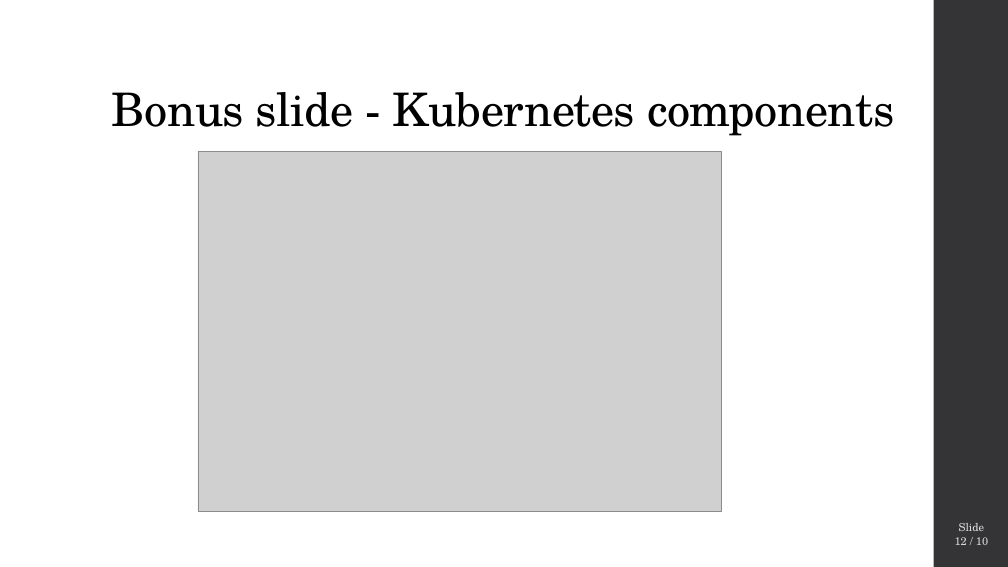
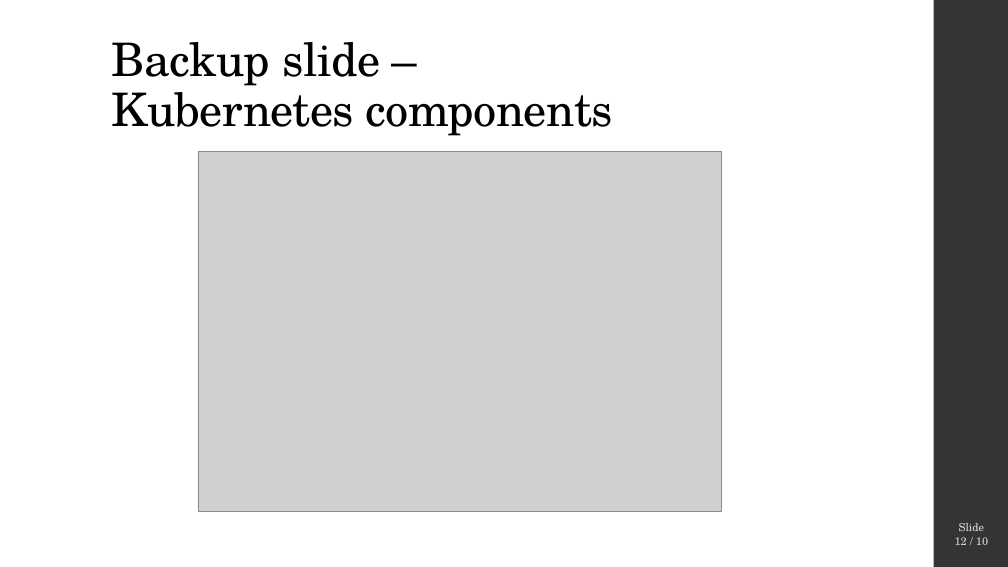
Before and after one commit to gramsimamsi/bachelorThesis, a slide deck: slide 12 of _defense_presentation.pptx. Drawn at 1008x567 pixels with LibreOffice and Linux fonts; fonts in the diff are those of the drawing; grey boxes stand for pictures. Boxes give left, top, right and bottom in pixels: in the first picture for what was removed or moved away, otherwise in the second. Text is boxed around its words. In the diff, an @@ line names an element or a change of style, - is before the commit and + after.

Commit message:
wording update

```diff
--- a/_defense_presentation.pptx
+++ b/_defense_presentation.pptx
@@ title at box(112, 42, 613, 136): text changed @@
-Bonus slide - Kubernetes components
+Backup slide –
+Kubernetes components
```
Also in this commit, not shown: 2 other slides changed.
